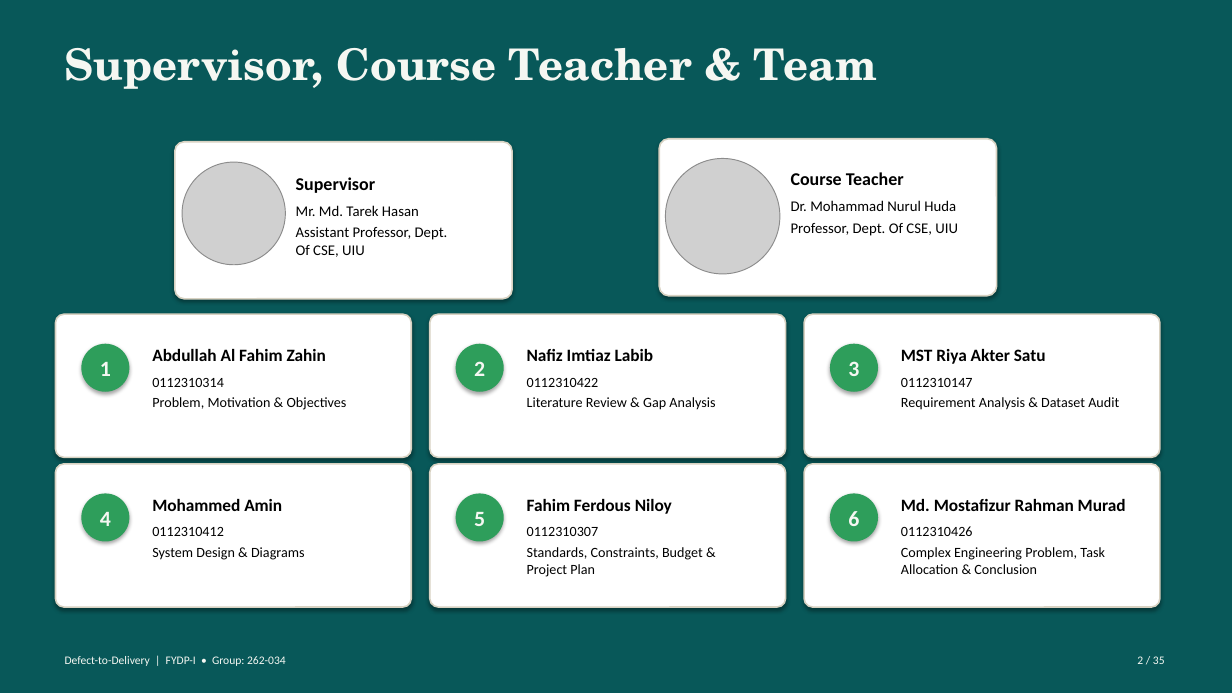
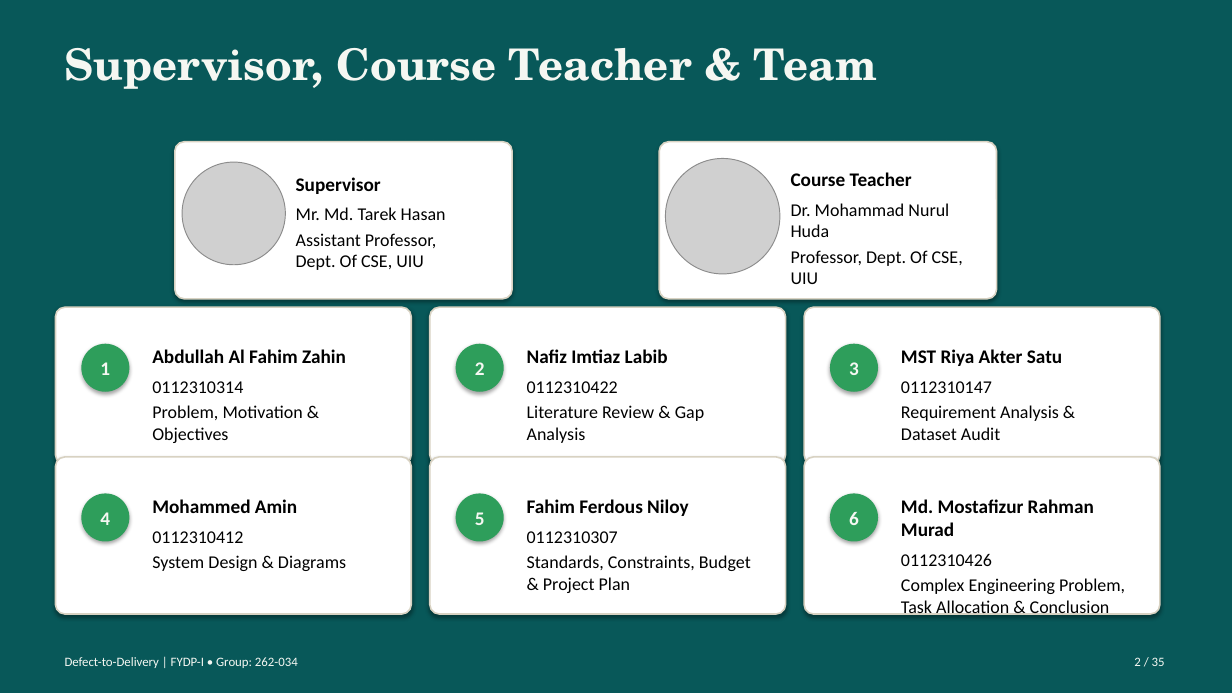
Before and after one commit to labib-ux/FYDP, a slide deck: slide 2 of slides/Defect-to-Delivery_262-034.pptx. Drawn at 1232x693 pixels with LibreOffice and Linux fonts; fonts in the diff are those of the drawing; grey boxes stand for pictures. Boxes give left, top, right and bottom in pixels: in the first picture for what was removed or moved away, otherwise in the second. Text is boxed around its words. In the diff, an @@ line names an element or a change of style, - is before the commit and + after.

Commit message:
Update Defect-to-Delivery presentation slides

```diff
--- a/slides/Defect-to-Delivery_262-034.pptx
+++ b/slides/Defect-to-Delivery_262-034.pptx
@@ text "Supervisor" at bbox=[296, 177, 446, 270]: size 14 to 15 pt in "Supervisor"; size 11.5 to 14 pt in "Mr. Md. Tarek Hasan", "Assistant Professor, Dept. Of CSE, UIU" @@
@@ text "Course Teacher" at bbox=[791, 172, 963, 284]: size 14 to 15 pt in "Course Teacher"; size 11.5 to 14 pt in "Dr. Mohammad Nurul Huda", "Professor, Dept. Of CSE, UIU" @@
@@ rounded rectangle: place and size @@
-rounded rectangle at bbox=[55, 314, 411, 457]
+rounded rectangle at bbox=[55, 307, 411, 464]
@@ rounded rectangle: place and size @@
-rounded rectangle at bbox=[430, 314, 786, 457]
+rounded rectangle at bbox=[430, 307, 786, 464]
@@ rounded rectangle: place and size @@
-rounded rectangle at bbox=[804, 314, 1160, 457]
+rounded rectangle at bbox=[804, 307, 1160, 464]
@@ text "Abdullah Al Fahim Zahin" at bbox=[152, 349, 346, 443]: size 13.5 to 15 pt in "Abdullah Al Fahim Zahin"; size 11 to 14 pt in "0112310314", "Problem, Motivation & Objectives" @@
@@ text "Nafiz Imtiaz Labib" at bbox=[527, 349, 704, 443]: size 13.5 to 15 pt in "Nafiz Imtiaz Labib"; size 11 to 14 pt in "0112310422", "Literature Review & Gap Analysis" @@
@@ text "MST Riya Akter Satu" at bbox=[901, 349, 1062, 440]: size 13.5 to 15 pt in "MST Riya Akter Satu"; size 11 to 14 pt in "0112310147", "Requirement Analysis & Dataset Audit" @@
@@ rounded rectangle: place and size @@
-rounded rectangle at bbox=[55, 464, 411, 607]
+rounded rectangle at bbox=[55, 457, 411, 614]
@@ rounded rectangle: place and size @@
-rounded rectangle at bbox=[430, 464, 786, 607]
+rounded rectangle at bbox=[430, 457, 786, 614]
@@ rounded rectangle: place and size @@
-rounded rectangle at bbox=[804, 464, 1160, 607]
+rounded rectangle at bbox=[804, 457, 1160, 614]
@@ text "Mohammed Amin" at bbox=[152, 499, 346, 571]: size 13.5 to 15 pt in "Mohammed Amin"; size 11 to 14 pt in "0112310412", "System Design & Diagrams" @@
@@ text "Fahim Ferdous Niloy" at bbox=[527, 499, 751, 593]: size 13.5 to 15 pt in "Fahim Ferdous Niloy"; size 11 to 14 pt in "0112310307", "Standards, Constraints, Budget & Project Plan" @@
@@ text "Md. Mostafizur Rahman Murad" at bbox=[901, 499, 1125, 618]: size 13.5 to 15 pt in "Md. Mostafizur Rahman Murad"; size 11 to 14 pt in "0112310426", "Complex Engineering Problem, Task Allocation & Conclusion" @@
@@ text "Defect-to-Delivery | FYDP-I • Group: ..." at bbox=[65, 657, 298, 668]: size 9 to 10 pt @@
@@ text "2 / 35" at bbox=[1134, 657, 1165, 666]: size 9 to 10 pt @@
```
Also in this commit, not shown: 34 other slides changed.
